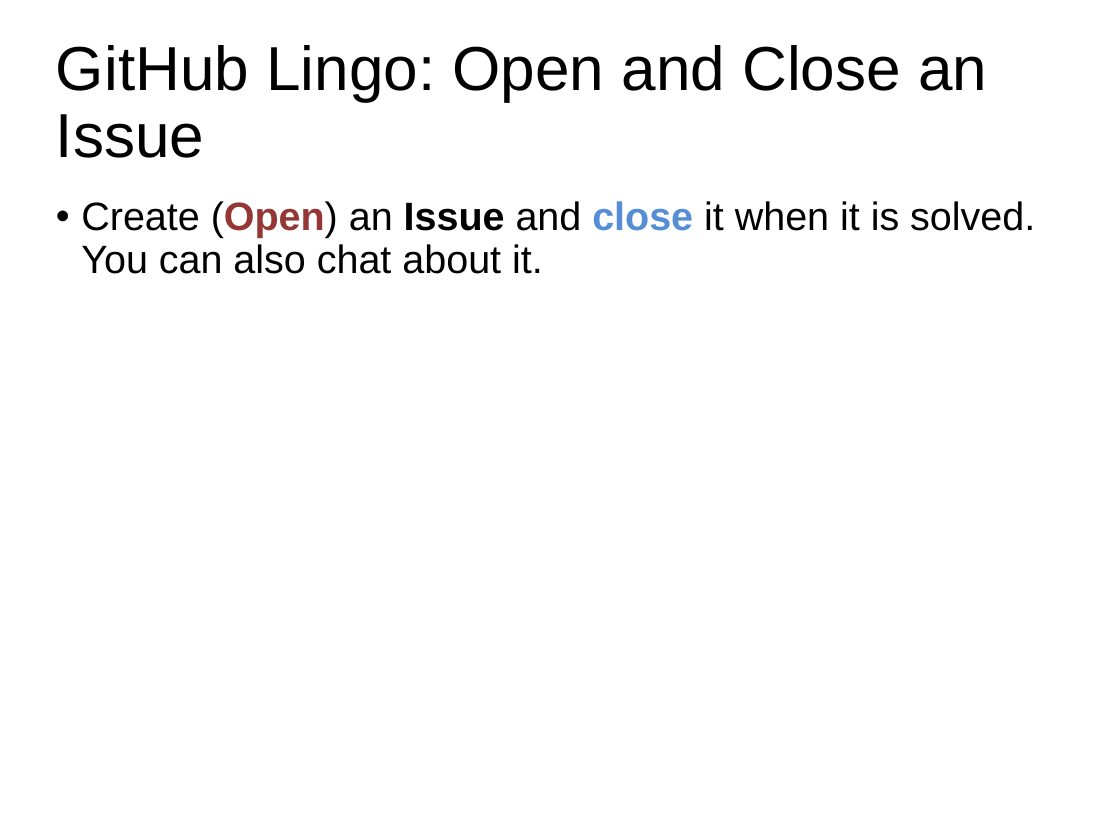
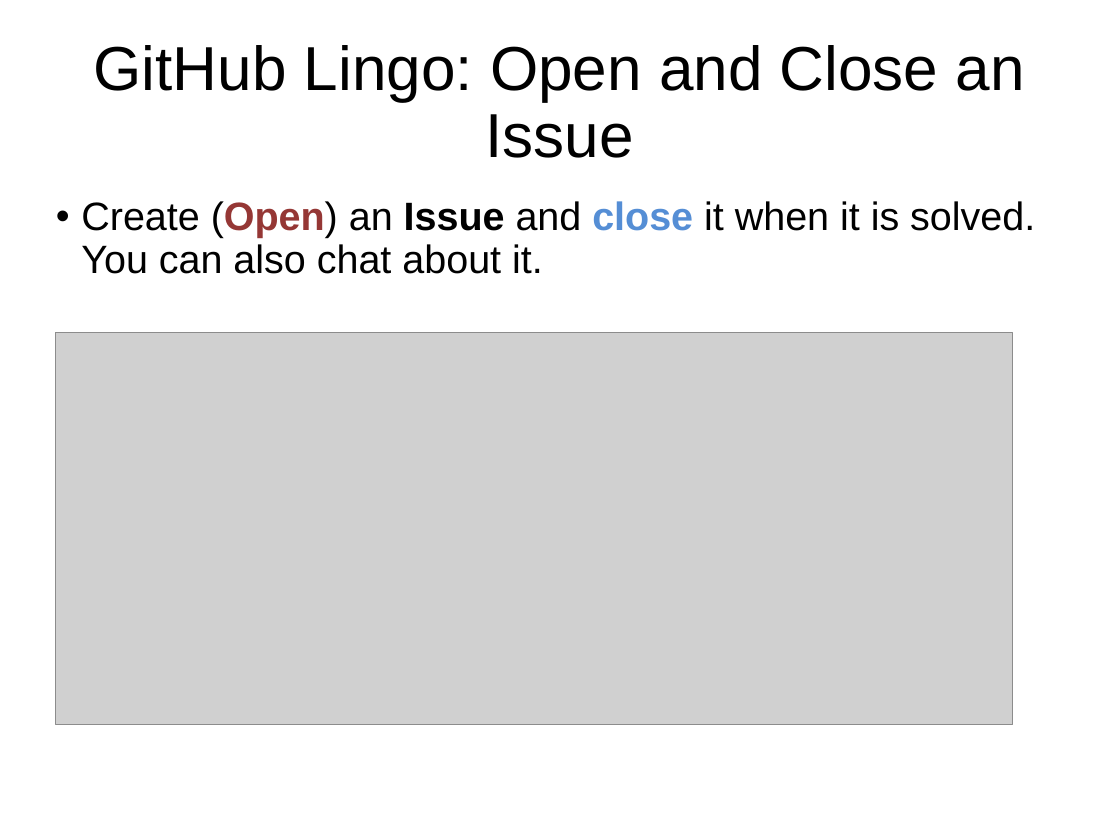
Before and after one commit to jamesclarence/github_presentation, a slide deck: slide 13 of github_demo_11082016.pptx. Drawn at 1120x840 pixels with LibreOffice and Linux fonts; fonts in the diff are those of the drawing; grey boxes stand for pictures. Boxes give left, top, right and bottom in pixels: in the first picture for what was removed or moved away, otherwise in the second. Text is boxed around its words. In the diff, an @@ line names an element or a change of style, - is before the commit and + after.

Commit message:
layout edits and issue screenshot

```diff
--- a/github_demo_11082016.pptx
+++ b/github_demo_11082016.pptx
@@ title "GitHub Lingo: Open and Close ..." at box(94, 45, 1025, 158): alignment left to centre @@
@@ picture added at box(56, 332, 1013, 725) @@
```
Also in this commit, not shown: 1 other slide changed, 1 other file.
